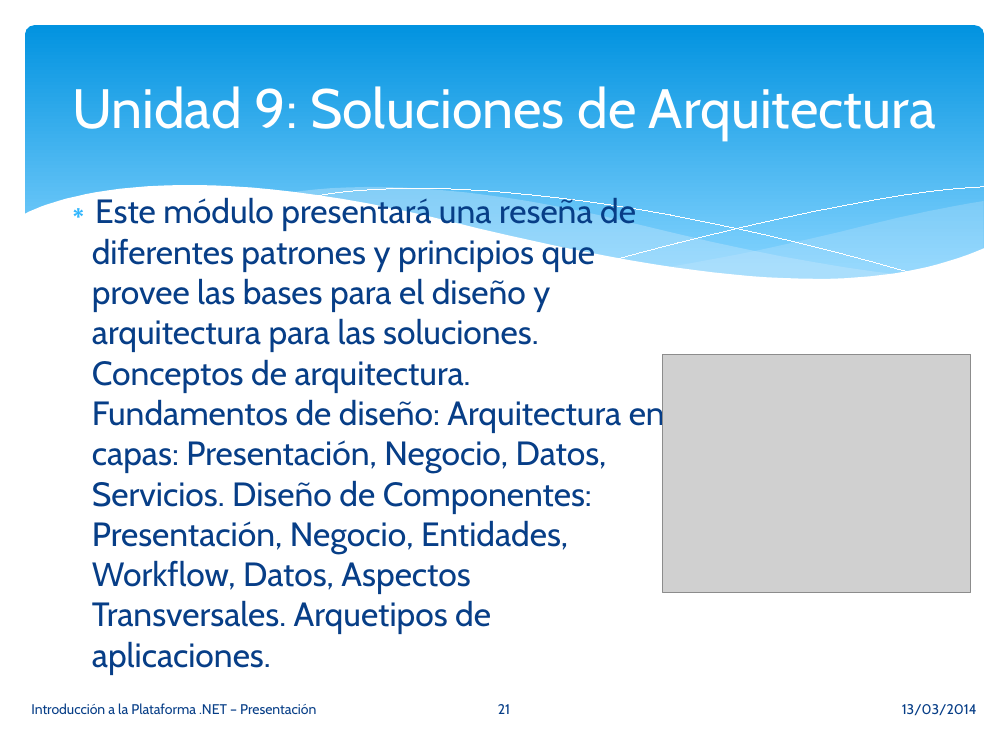
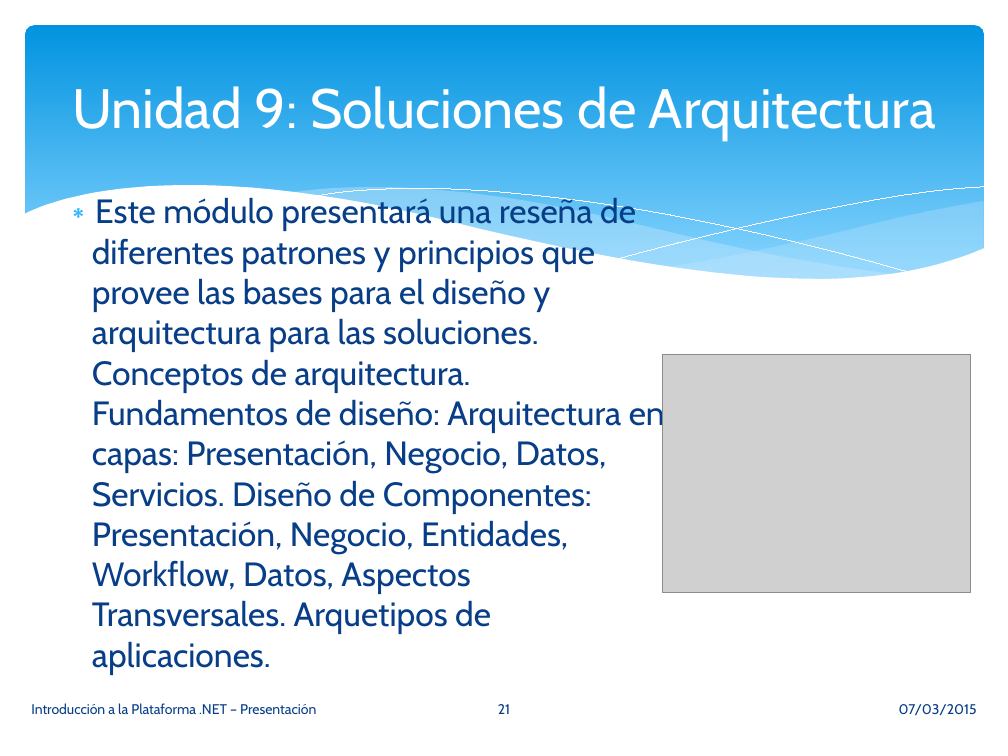
Before and after one commit to vvalotto/UADER-La-Plataforma-de-Desarrollo-.NET, a slide deck: slide 21 of Presentaciones/00. Presentacion - Introduccion a la Plataforma .NET.pptx. Drawn at 1008x756 pixels with LibreOffice and Linux fonts; fonts in the diff are those of the drawing; grey boxes stand for pictures. Boxes give left, top, right and bottom in pixels: in the first picture for what was removed or moved away, otherwise in the second. Text is boxed around its words. In the diff, an @@ line names an element or a change of style, - is before the commit and + after.

```diff
--- a/Presentaciones/00. Presentacion - Introduccion a la Plataforma .NET.pptx
+++ b/Presentaciones/00. Presentacion - Introduccion a la Plataforma .NET.pptx
@@ text at (899, 704, 977, 716): text changed @@
-13/03/2014
+07/03/2015
```
Also in this commit, not shown: 26 other slides changed, 11 other files.
